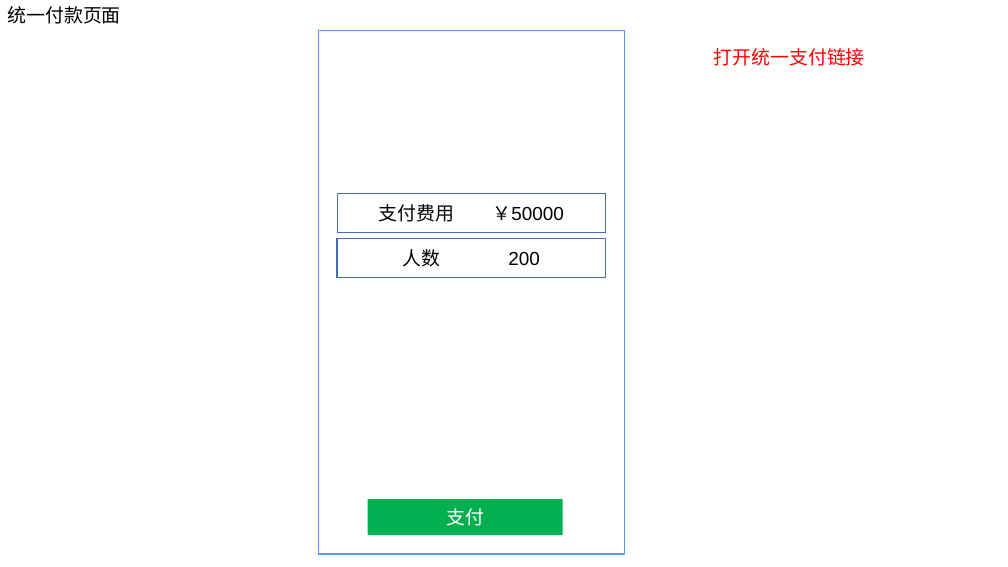
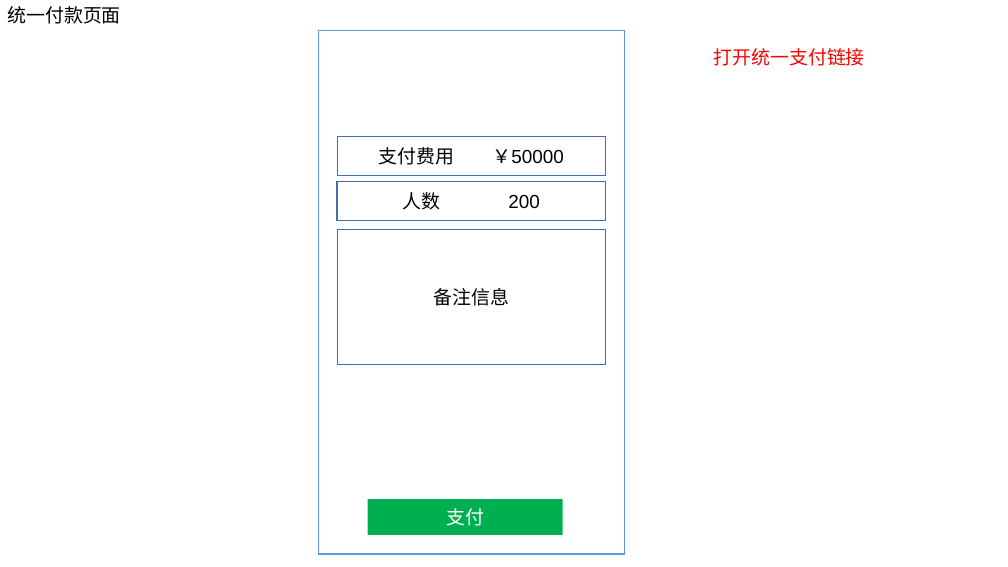
Before and after one commit to ISheenSomeOne/eTeam, a slide deck: slide 6 of eTeam需求界面1.pptx. Drawn at 1008x567 pixels with LibreOffice and Linux fonts; fonts in the diff are those of the drawing. Boxes give left, top, right and bottom in pixels: in the first picture for what was removed or moved away, otherwise in the second. Text is boxed around its words. In the diff, an @@ line names an element or a change of style, - is before the commit and + after.

```diff
--- a/eTeam需求界面1.pptx
+++ b/eTeam需求界面1.pptx
@@ rectangle "支付费用 ￥50000": place and size @@
-rectangle "支付费用 ￥50000" at [337,194,606,232]
+rectangle "支付费用 ￥50000" at [337,136,606,175]
@@ rectangle "人数 200": place and size @@
-rectangle "人数 200" at [337,239,606,278]
+rectangle "人数 200" at [337,181,606,220]
@@ rectangle added at [337,229,606,364], outline #476FAA 1 pt, 18 pt, text #000000 @@
+备注信息
```
Also in this commit, not shown: 8 other slides changed, 11 slides added, 3 other files.
